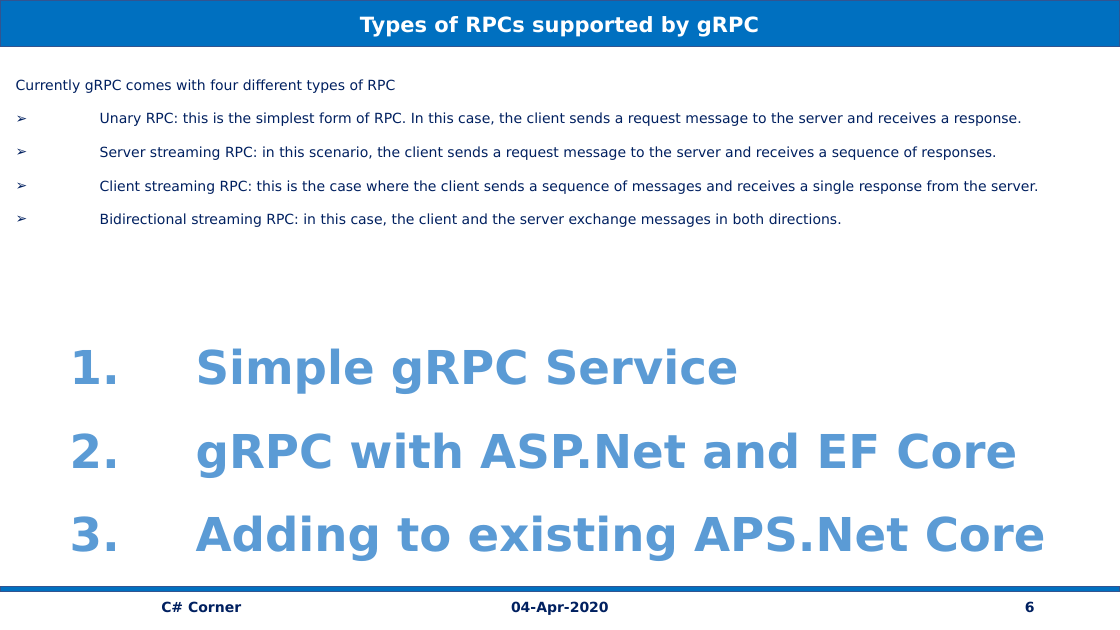
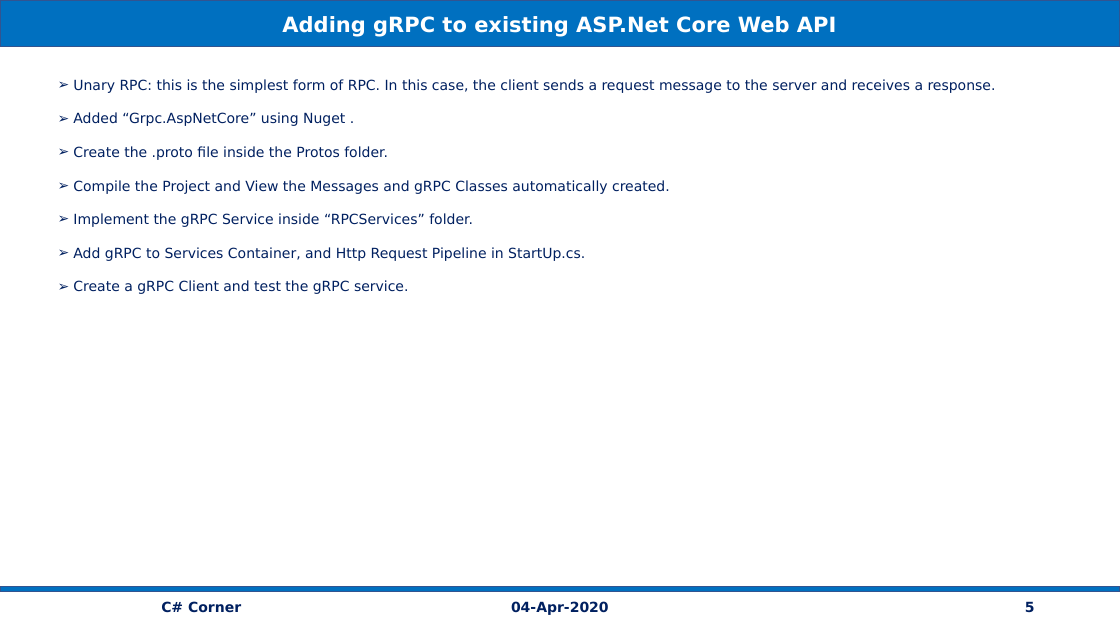
Before and after one commit to vishipayyallore/speaker_series, a slide deck: slide 5 of GRpcDemos/04Apr2020/Documentation/MicroService_gRPC_Way.pptx (slide 6 before the commit). Drawn at 1120x630 pixels with LibreOffice and Linux fonts; fonts in the diff are those of the drawing. Boxes give left, top, right and bottom in pixels: in the first picture for what was removed or moved away, otherwise in the second. Text is boxed around its words. In the diff, an @@ line names an element or a change of style, - is before the commit and + after.

```diff
--- a/GRpcDemos/04Apr2020/Documentation/MicroService_gRPC_Way.pptx
+++ b/GRpcDemos/04Apr2020/Documentation/MicroService_gRPC_Way.pptx
@@ text in rectangle at (x1=282, y1=16, x2=836, y2=37): text changed @@
-Types of RPCs supported by gRPC
+Adding gRPC to existing ASP.Net Core Web API
@@ text at (x1=16, y1=79, x2=395, y2=93): paragraph removed @@
-Currently gRPC comes with four different types of RPC
@@ text at (x1=73, y1=79, x2=996, y2=93): list level 1 to 2 in "Unary RPC: this is the ..." @@
@@ text at (x1=73, y1=112, x2=670, y2=294): text changed @@
-➢ Server streaming RPC: in this scenario, the client sends a request message to the server and receives a sequence of responses.
-➢ Client streaming RPC: this is the case where the client sends a sequence of messages and receives a single response from the server.
-➢ Bidirectional streaming RPC: in this case, the client and the server exchange messages in both directions.
+  ➢ Added “Grpc.AspNetCore” using Nuget .
+  ➢ Create the .proto file inside the Protos folder.
+  ➢ Compile the Project and View the Messages and gRPC Classes automatically created.
+  ➢ Implement the gRPC Service inside “RPCServices” folder.
+  ➢ Add gRPC to Services Container, and Http Request Pipeline in StartUp.cs.
+  ➢ Create a gRPC Client and test the gRPC service.
@@ text removed at (x1=196, y1=348, x2=1046, y2=561) @@
-1. Simple gRPC Service
-2. gRPC with ASP.Net and EF Core
-3. Adding to existing APS.Net Core
@@ page number at (x1=1025, y1=601, x2=1035, y2=612): text changed @@
-6
+5
```
Also in this commit, not shown: 2 other slides changed, 5 other files.
